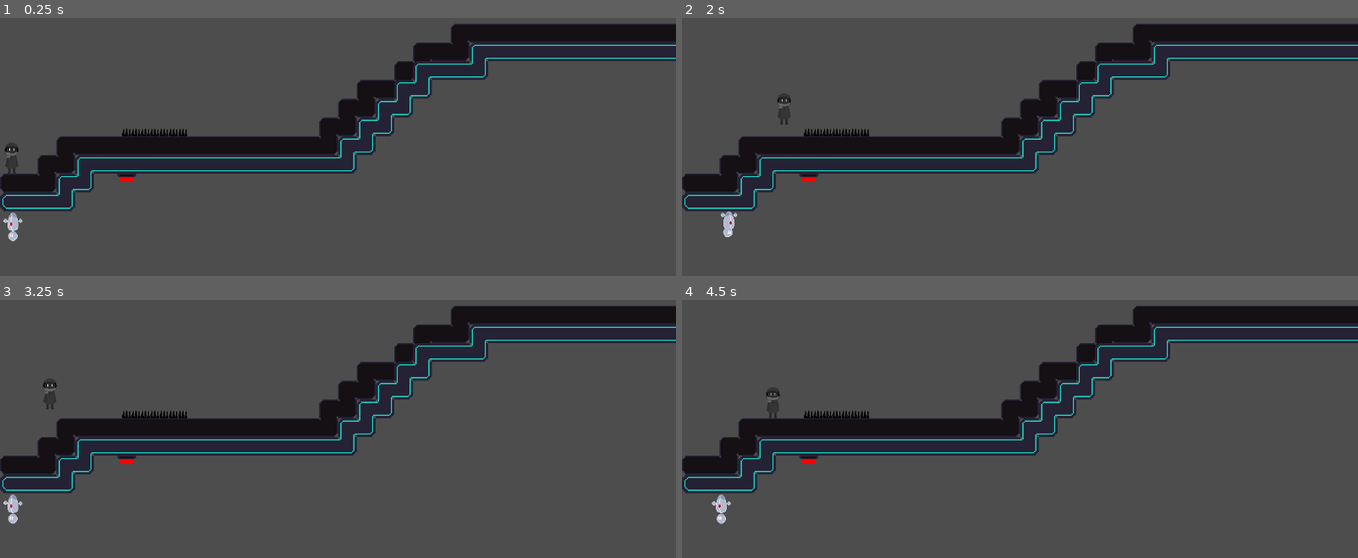
Above: before the commit, frames 1-4 (two rows, left to right).
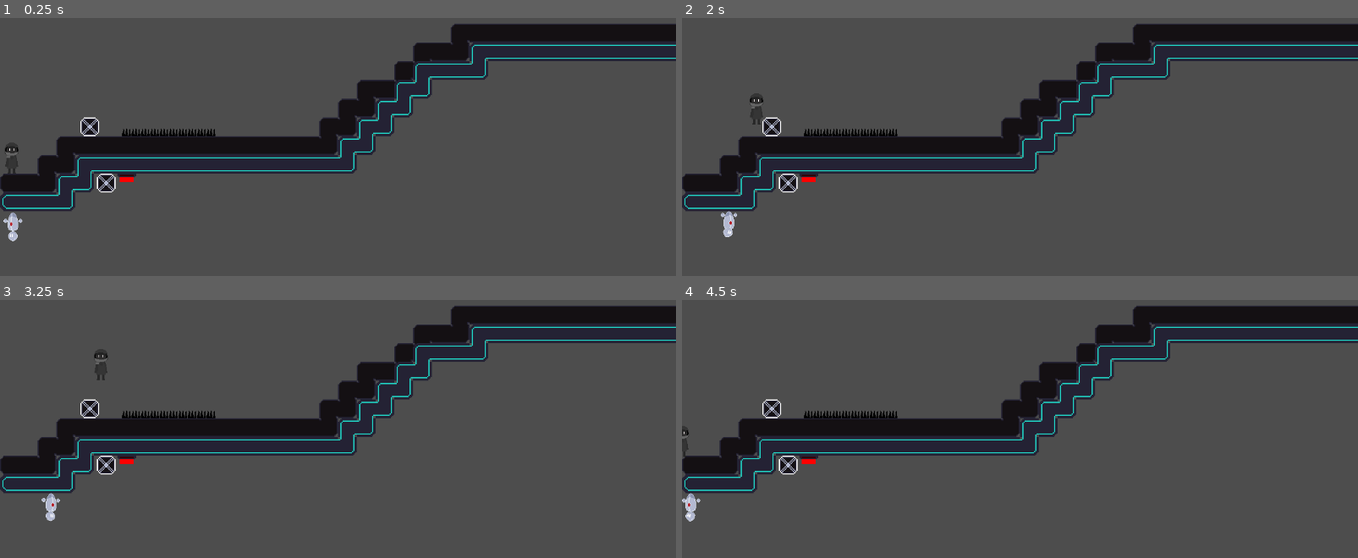
Above: after the commit, the same moments.

Repository: miniaturity/campfire-nyc
Game: Godot game, scene res://scenes/adriens_test_scene.tscn
The game is run twice, just before and just after one commit, with the same random seed, the same clock (stepped at 60 frames per second) and the same inputs. This scene is started directly instead of the project's main scene.
Inputs:
- Up to frame 1 (0.25 s): no input
- Up to frame 2 (2 s): hold E (switch_controls) 0.53-1.28 s; hold D (move_right) from 0.53 s (still down); tap Space (jump) at 0.77, 1.52 s; tap E (switch_controls) at 1.35 s
- Up to frame 3 (3.25 s): release D (move_right) at 2.03 s; hold A (move_left) 2.03-2.78 s; hold E (switch_controls) 2.03-2.78 s; hold D (move_right) from 2.78 s (still down); tap E (switch_controls) at 2.85 s; tap Space (jump) at 3.02 s
- Up to frame 4 (4.5 s): hold E (switch_controls) 3.53-4.28 s; tap Space (jump) at 3.77 s; release D (move_right) at 4.28 s; hold A (move_left) from 4.28 s (still down); tap E (switch_controls) at 4.35 s

The runs differ from the first frame. In frame 1, 0.4% of the frame differs, in the area x 11-32%, y 38-68%; in frame 2, 0.6%; in frame 3, 0.9%, in the area x 0-32%, y 20-87%; in frame 4, 0.8%.
Error in both runs: Cannot call method 'to_local' on a null value. (res://src/robot_player.gd:90)

Commit message:
Added more boxes

Diff:
--- a/scenes/adriens_test_scene.tscn
+++ b/scenes/adriens_test_scene.tscn
@@ -7,6 +7,7 @@
 [ext_resource type="PackedScene" uid="uid://cy7p2fjmypwn2" path="res://objects/robot_player.tscn" id="4_70sbq"]
 [ext_resource type="PackedScene" uid="uid://1sqg1tks871u" path="res://objects/button.tscn" id="5_bcp3k"]
 [ext_resource type="TileSet" uid="uid://cl44qg12ws4bf" path="res://assets/general_world/general_tileset.tres" id="7_70sbq"]
+[ext_resource type="PackedScene" uid="uid://kbcgpid4odan" path="res://objects/box.tscn" id="8_d3atu"]
 
 [node name="AdriensTestScene" type="Node2D" unique_id=558223499]
 texture_filter = 1
@@ -32,8 +33,16 @@
 position = Vector2(216, 400)
 rotation = -3.1415927
 button_color = Color(1, 0, 0, 1)
-target = NodePath("../RobotPlayer")
+one_shot = false
+target = NodePath("../Box")
 
 [node name="GenericTiles" type="TileMapLayer" parent="." unique_id=932760132]
-tile_map_data = PackedByteArray("AAANABMAAAAAAAAAAQAOABMAAAAAAAAAAQAPABMAAAAAAAAAAQAQABMAAAAAAAAAAQARABMAAAAAAAAAAQASABMAAAAAAAAAAQATABMAAAAAAAAAAQA=")
+tile_map_data = PackedByteArray("AAANABMAAAAAAAAAAQAOABMAAAAAAAAAAQAPABMAAAAAAAAAAQAQABMAAAAAAAAAAQARABMAAAAAAAAAAQASABMAAAAAAAAAAQATABMAAAAAAAAAAQAUABMAAAAAAAAAAQAVABMAAAAAAAAAAQAWABMAAAAAAAAAAQA=")
 tile_set = ExtResource("7_70sbq")
+
+[node name="Box" parent="." unique_id=935545329 instance=ExtResource("8_d3atu")]
+position = Vector2(153, 301)
+
+[node name="Box2" parent="." unique_id=680469160 instance=ExtResource("8_d3atu")]
+position = Vector2(181, 401)
+gravity_scale = -1.0
